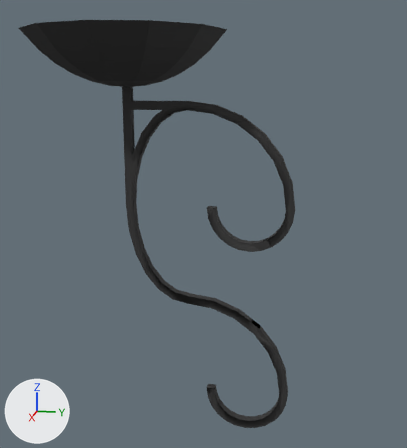
Two versions of the COLLADA model Assets/Meshes/Components/fence_bowl.dae, one commit apart.
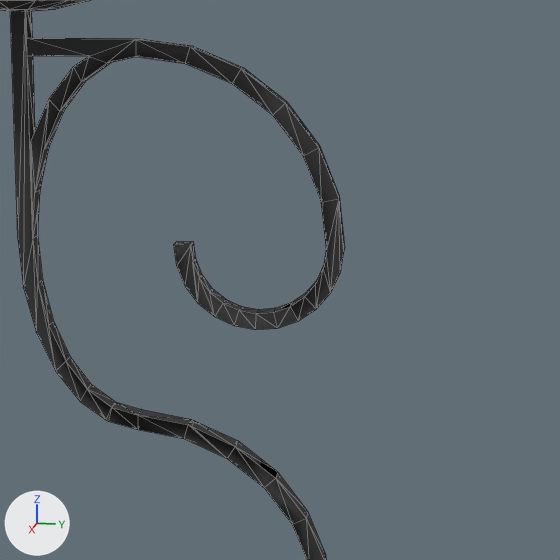
Each version appears first whole from a 50 mm camera at (1.127, 0.016, 0.554) aimed at (0.496, -0.111, 0.396), and next in a close-up on the part from 29% to 100% of the width and 18% to 83% of the height. Lighting does not change. The marker at lower left points along +X, +Y and +Z. The close-ups show mesh edges as thin lines. Where no turn or scale is listed for an object, it has been applied to the vertices. Vertices at the same position are counted once.

Names of what the first close-up shows: 'group_1', 'group_2'.
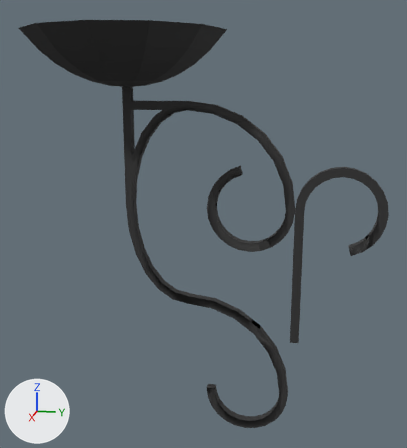
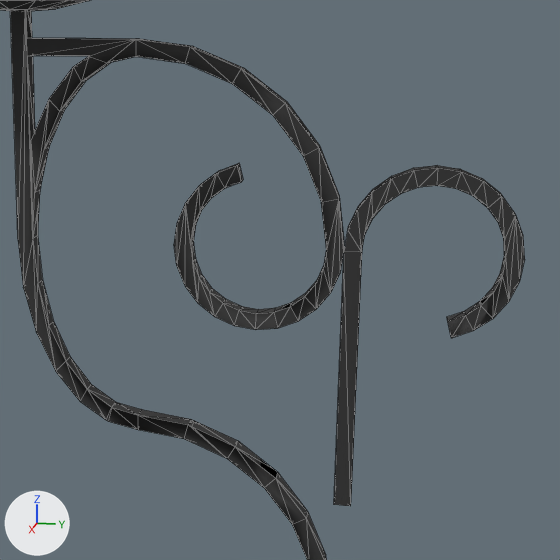
Pixel boxes [x1, y1, x2, y2] of what changed, in the close-ups (560 x 560 px):
```json
{"object": "group_0", "change": "now drawn", "after": [334, 165, 525, 506], "on screen": "black"}
{"part": 1, "of": "me_group_1", "change": "built on", "before": [27, 38, 278, 330], "after": [27, 38, 278, 330]}
```

The change, as JSON lines over the scene's bpy script:
```json
{"block": "me_group_1", "where": "# used by ob_group_1; location = (0.495, -0.25, 0.1393)"}
{"op": "remove", "block": "me_group_1", "code": "me_group_1.from_pydata(...)  # 208 vertices, 418 faces; spans x 0.0..0.01, y 0.048..0.245, z 0.0..0.423"}
{"op": "add", "block": "me_group_1", "code": "me_group_1.from_pydata(...)  # 228 vertices, 458 faces; spans x 0.0..0.01, y 0.048..0.245, z 0.0..0.423"}
{"block": "me_group_1", "change": "me_group_1 part 1"}
{"block": "me_group_1", "change": "26 faces are deleted"}
{"block": "me_group_1", "change": "10 vertices are added at x 0.0, y 0.147..0.185, z 0.289..0.327"}
{"block": "me_group_1", "change": "10 new vertices lie (0.01, 0.0, 0.0) away from vertices in x 0.0, y 0.147..0.185, z 0.289..0.327"}
{"block": "me_group_1", "change": "66 new faces join them"}
{"op": "add", "block": "me_group_0", "code": ["me_group_0 = bpy.data.meshes.new('group_0')", "me_group_0.from_pydata(...)  # 76 vertices, 152 faces; spans x 0.108..0.118, y 0.305..0.405, z 0.12..0.329", "me_group_0.materials.append(mat_color_m09)  # black #333333"]}
{"op": "set", "path": "ob_group_0", "old": "bpy.data.objects.new('group_0', None)", "new": "bpy.data.objects.new('group_0', me_group_0)"}
```
